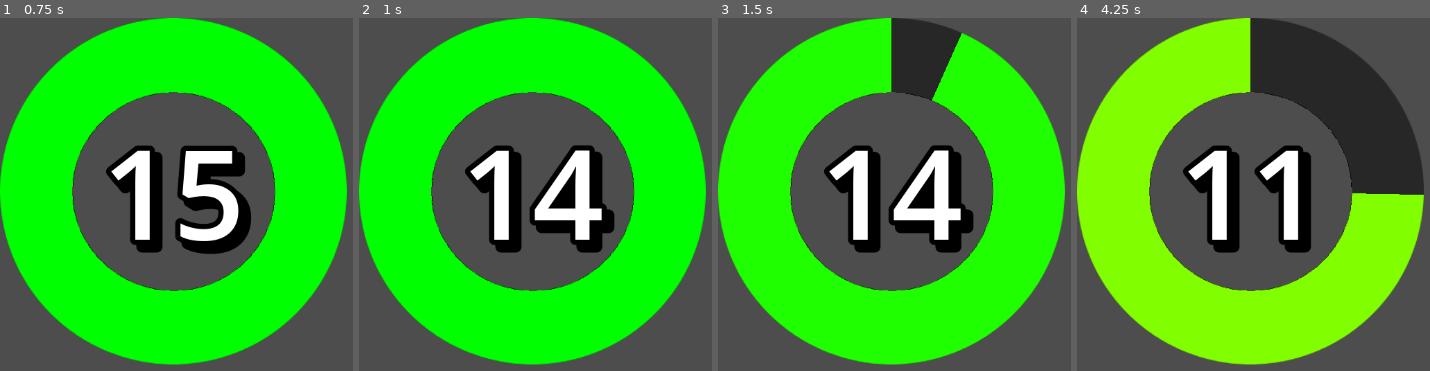
Above: before the commit, frames 1-4 (left to right).
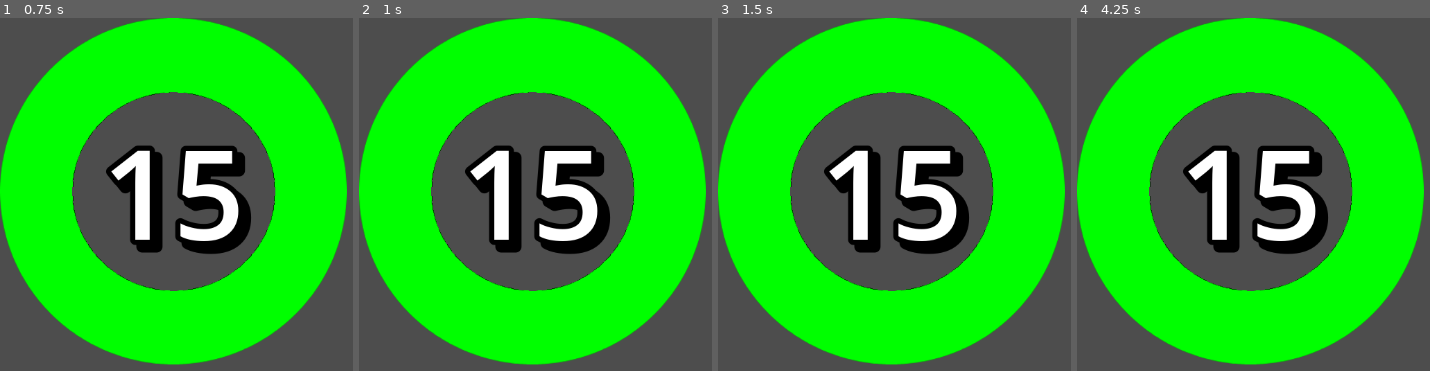
Above: after the commit, the same moments.

Repository: shalanfeh/Larporithm
Game: Godot game, scene res://Scenes/Timer/Timer.tscn
Same seed, same stepped clock (60 frames per second), same inputs: the game is played once before the commit and once after it. This scene is started directly instead of the project's main scene.
Inputs:
- Up to frame 1 (0.75 s): tap Enter at 0.5 s
- Up to frame 2 (1 s): no input
- Up to frame 3 (1.5 s): no input
- Up to frame 4 (4.25 s): tap Space at 2.75 s

Frame 1 is identical in both runs. In frame 2, 3.9% of the frame differs, in the area x 48-73%, y 35-67%; in frame 3, 54%; in frame 4, 55%, in the area x 0-99%, y 0-99%.

Commit message:
timer finished

Diff:
--- a/Code/Globals.gd
+++ b/Code/Globals.gd
@@ -1,4 +1,7 @@
 extends Node
+
+signal GameStart()
+signal GameEnd()
 
 signal InputEntered(Entered: String)
 
--- a/Scenes/Timer/timer.gd
+++ b/Scenes/Timer/timer.gd
@@ -36,7 +36,16 @@
 
 	TimeKeeper.wait_time = Globals.GameValues.TickSpeed
 	TimeKeeper.timeout.connect(Timeout)
+	TimeKeeper.stop()
+
+	Globals.GameStart.connect(GameStarted)
+	Globals.GameEnd.connect(GameEnded)
+
+func GameStarted() -> void:
 	TimeKeeper.start()
+
+func GameEnded() -> void:
+	TimeKeeper.stop()
 
 func Timeout() -> void:
 	if Globals.GameValues.TimeLeft <= 6:
